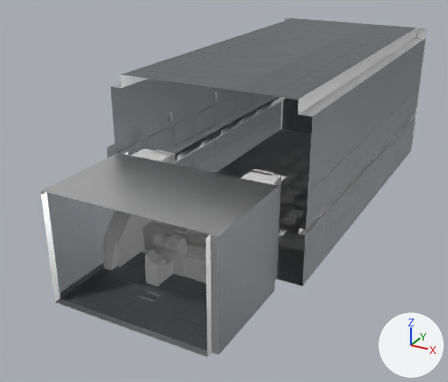
What one commit did to the FBX model Assets/Model/Scenes/ShootingRange/ShootingRange.fbx.
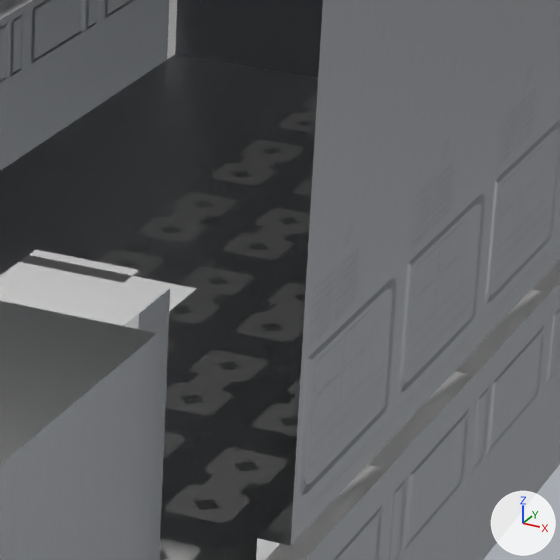
The first picture shows the older version from a 50 mm camera at (10.7, -17.4, 12.0) aimed at (-1.3, 4.4, 1.1). The close-ups show both versions on the part from 55% to 81% of the width and 31% to 61% of the height of that picture; other places that the commit changed are outside them. The lights are fixed; the arrows at lower right show +X, +Y and +Z. Where no turn or scale is listed for an object, it has been applied to the vertices.

Objects in the first close-up: '1x4Plaine3.010', '1x4Plaine3.014', 'Plane1_LP.002', 'Plane2.001', 'Plane3_LP.002', 'Plane3_LP.006', 'Plane3_LP.007', 'Plane4.003', 'Plane4.004', 'Plane4_LP.003', 'Plane4_LP.004', 'SR_GateFrameTop'.
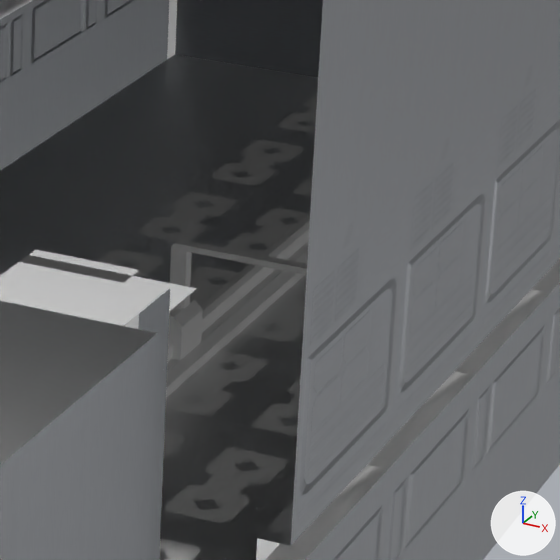
Where the newer file only moved an object's origin or applied its transform, the numbers keep the older frame.

Changed parts and their boxes [x1, y1, x2, y2] in the close-ups (560 x 560 px):
'Rail', added: after [166, 213, 310, 398]
'RailRack', added: after [170, 239, 307, 300]
'RailHinge', added: after [168, 296, 203, 360]

What changed in the scene script:
```text
Add mat_sr:
    mat_sr = principled_material('SR')
    mat_sr.base_color = (0.8, 0.8, 0.8)  # white #e7e7e7
Add me_cube_029:
    me_cube_029.from_pydata(...)  # 204 vertices, 176 faces; spans x -0.2..0.2, y 0.0..16.0, z 0.0..0.4
    me_cube_029.materials.append(mat_sr)  # white #e7e7e7
Add me_cube_018:
    me_cube_018.from_pydata(...)  # 28 vertices, 22 faces; spans x -0.08..1.83, y 0.75..0.88, z 0.71..1.27
    me_cube_018.materials.append(mat_sr)  # white #e7e7e7
Add me_cube_011_1:
    me_cube_011_1.from_pydata(...)  # 36 vertices, 20 faces; spans x -0.171..0.171, y 0.5..1.0, z 0.184..0.711
    me_cube_011_1.materials.append(mat_sr)  # white #e7e7e7
Add ob_rail:
    ob_rail = bpy.data.objects.new('Rail', me_cube_029)
    ob_rail.location = (0.0, 0.5, 0.0)
Add ob_railrack:
    ob_railrack = bpy.data.objects.new('RailRack', me_cube_018)
    ob_railrack.location = (0.0, 6.961, 0.0)
Add ob_railhinge:
    ob_railhinge = bpy.data.objects.new('RailHinge', me_cube_011_1)
    ob_railhinge.location = (0.0, 6.961, 0.0)
```
